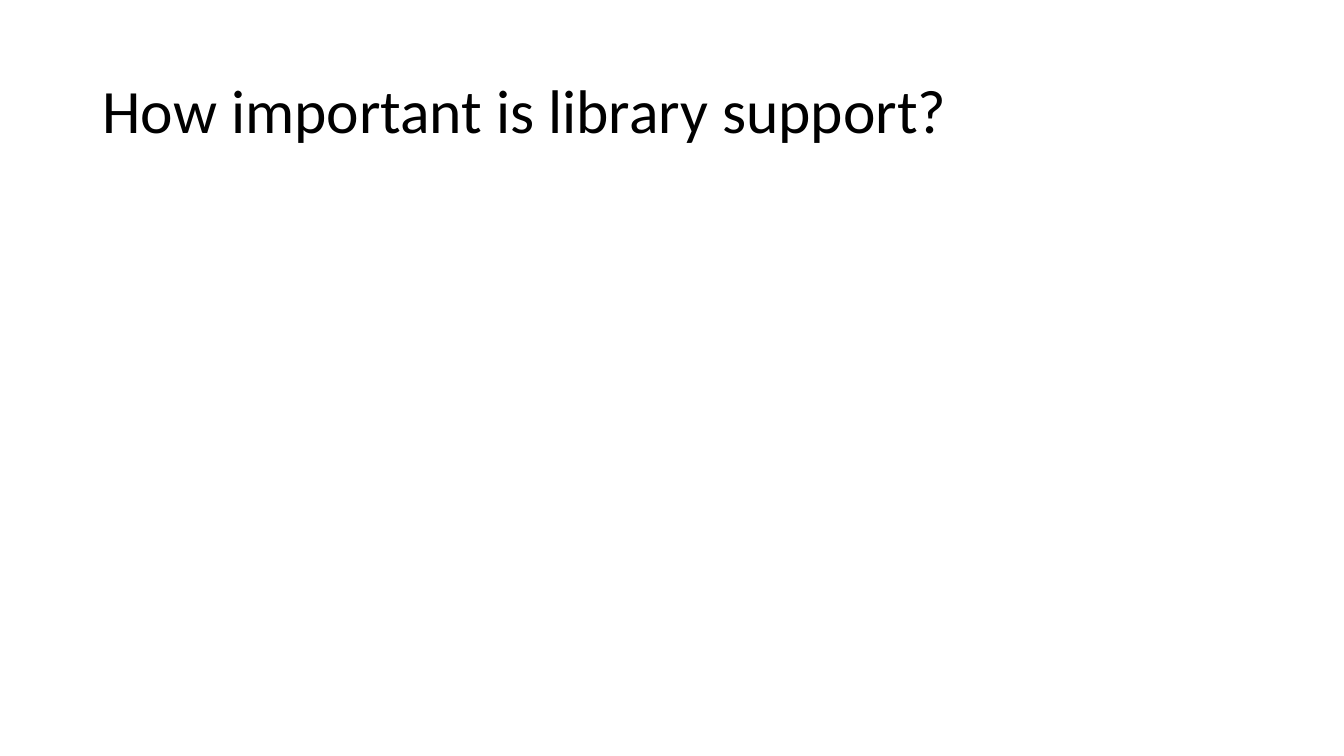
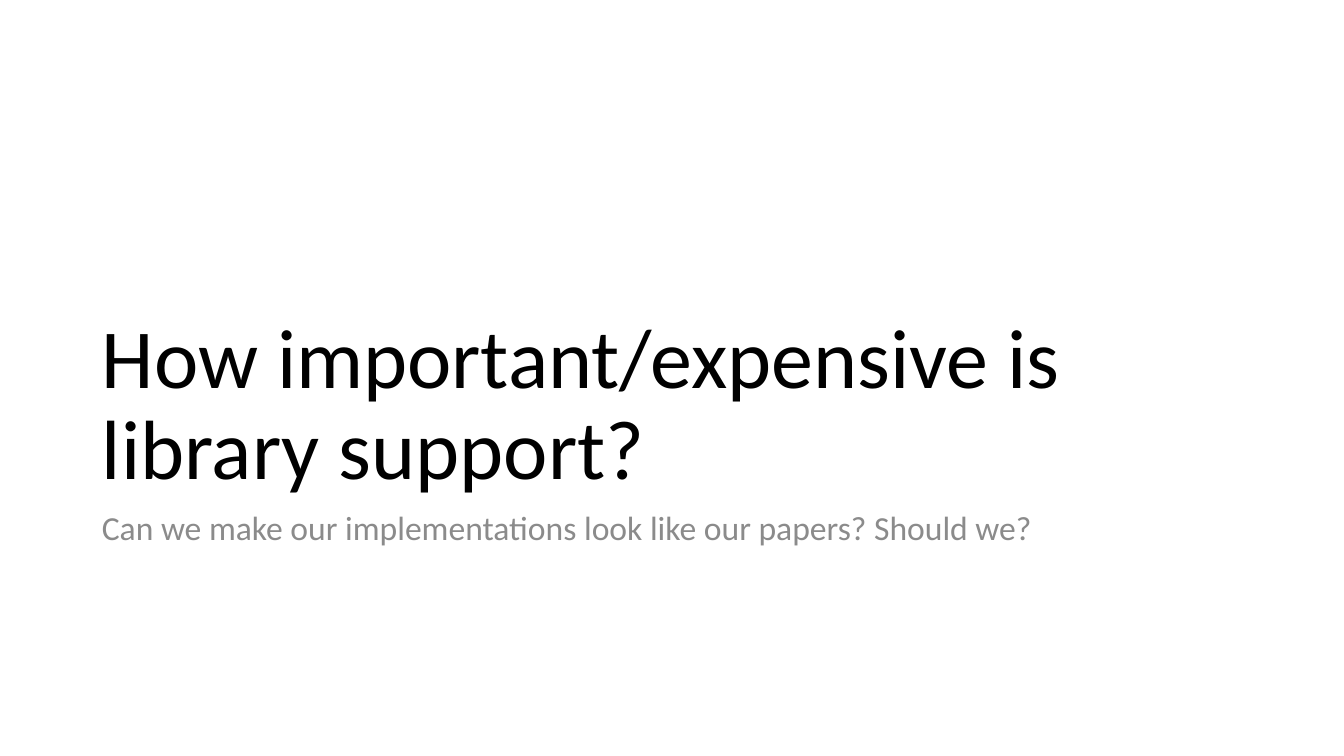
Before and after one commit to sweirich/lambda-n-ways, a slide deck: slide 21 of doc/wits-discussion.pptx (slide 11 before the commit). Drawn at 1344x756 pixels with LibreOffice and Linux fonts; fonts in the diff are those of the drawing. Boxes give left, top, right and bottom in pixels: in the first picture for what was removed or moved away, otherwise in the second. Text is boxed around its words. In the diff, an @@ line names an element or a change of style, - is before the commit and + after.

```diff
--- a/doc/wits-discussion.pptx
+++ b/doc/wits-discussion.pptx
@@ title "How important/expensive is library support?" at box(102, 329, 1060, 493): vertical alignment middle to bottom @@
@@ title at box(102, 329, 1060, 493): text changed; size 44 to 60 pt @@
-How important is library support?
+How important/expensive is library support?
@@ text added at box(102, 516, 1031, 546), 24 pt, text #8C8C8C @@
+Can we make our implementations look like our papers? Should we?
```
Also in this commit, not shown: 4 other slides changed, 14 slides added, 5 slides removed, 3 other files.
